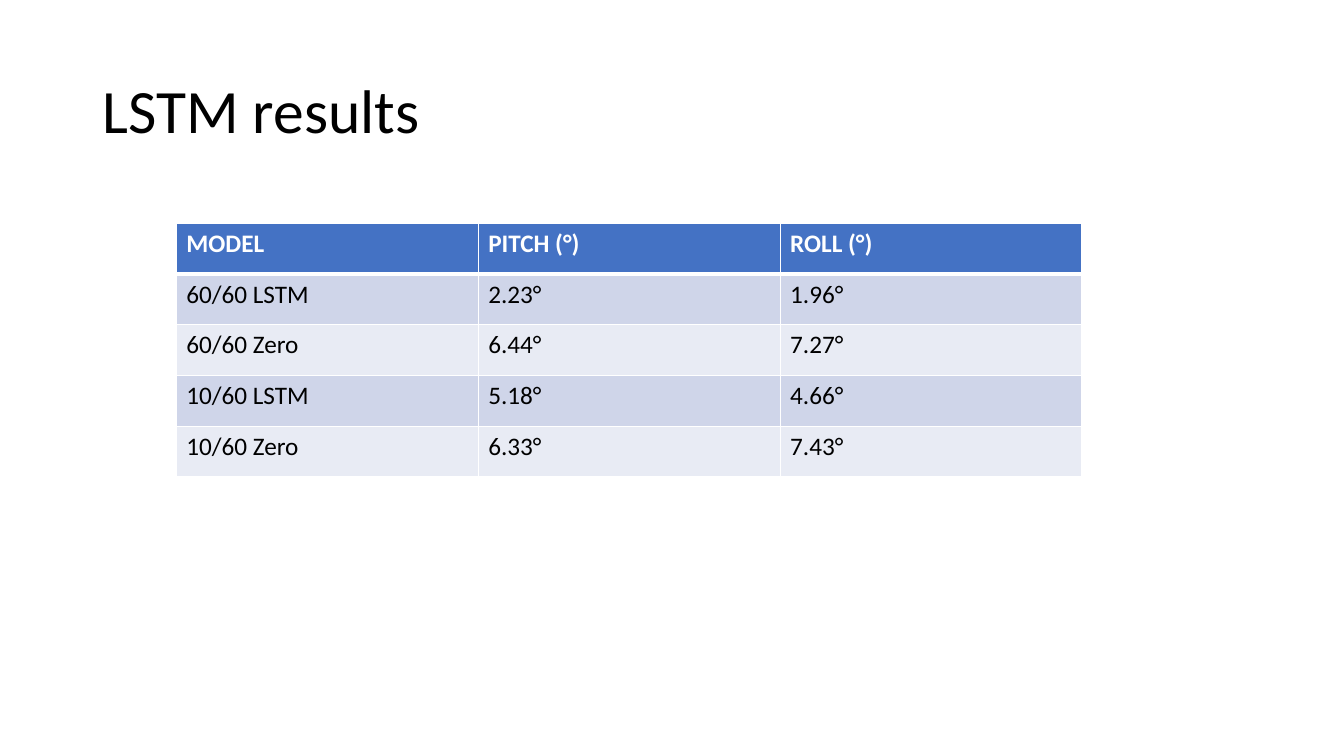
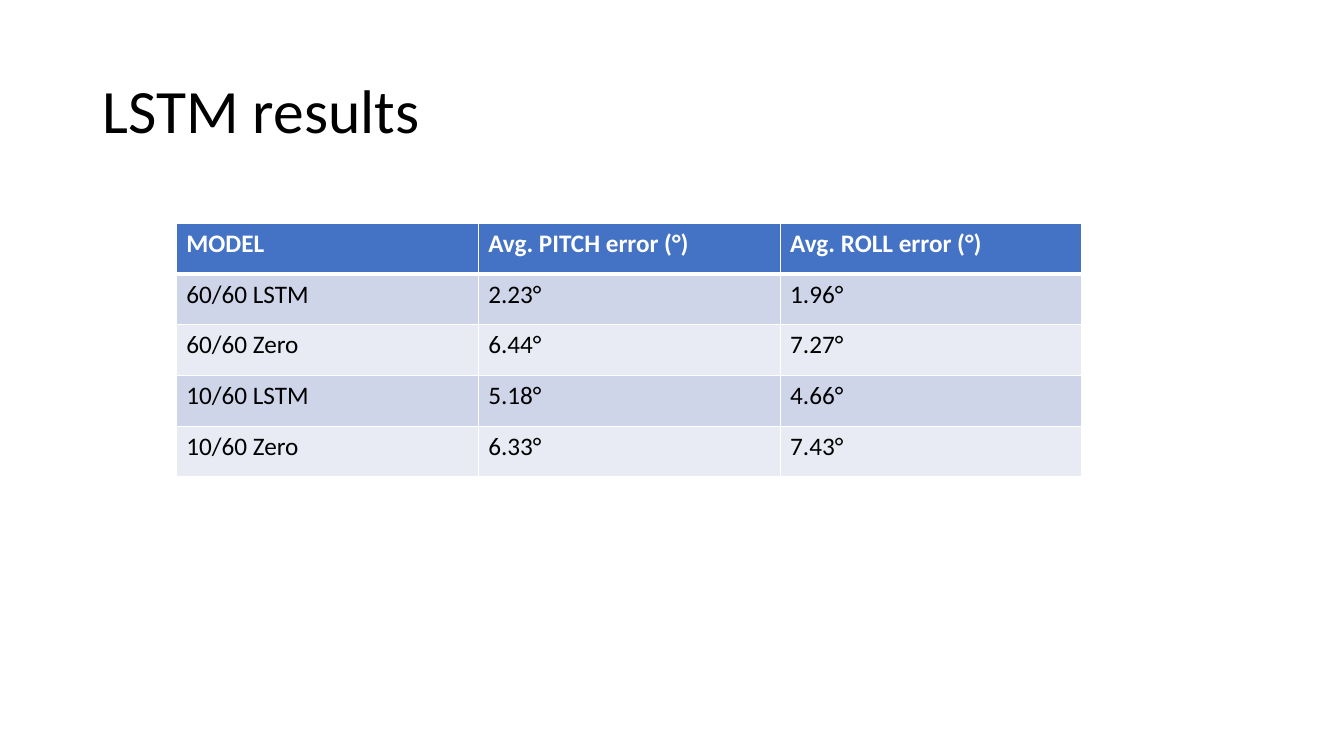
Before and after one commit to lancedw/3D-state-prediction-for-surface-vessels-using-IMU-data-and-images, a slide deck: slide 10 of Documentation/Presentations/Meeting 22-04-22.pptx. Drawn at 1344x756 pixels with LibreOffice and Linux fonts; fonts in the diff are those of the drawing. Boxes give left, top, right and bottom in pixels: in the first picture for what was removed or moved away, otherwise in the second. Text is boxed around its words. In the diff, an @@ line names an element or a change of style, - is before the commit and + after.

```diff
--- a/Documentation/Presentations/Meeting 22-04-22.pptx
+++ b/Documentation/Presentations/Meeting 22-04-22.pptx
@@ table at (176, 224, 1084, 477) @@
-row 1, column 2: PITCH (°)
+row 1, column 2: Avg. PITCH error (°)
-row 1, column 3: ROLL (°)
+row 1, column 3: Avg. ROLL error (°)
```
Also in this commit, not shown: 2 other slides changed, 1 slide added, 1 other file.
